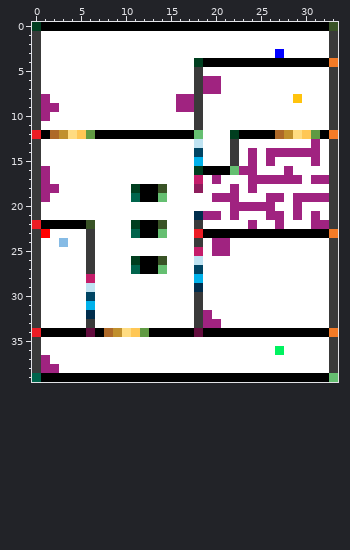
Pixel-art sprite -- assets/images/map.png. The picture above is the old version.
The file is 34x40 pixels.
After:
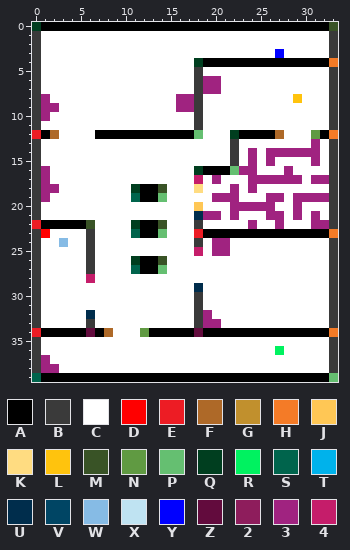
Palette (. is transparent): A #000000  B #3a3a3a  C #ffffff  D #ff0000  E #ed1c24  F #ae6928  G #c1902d  H #f47b27  J #ffc755  K #ffdc81  L #ffc30d  M #395326  N #609a42  P #65bf71  Q #003e1f  R #00f260  S #00644c  T #00b2eb  U #002d4c  V #004564  W #86bbe5  X #bfe3f2  Y #0000ff  Z #620b3d  2 #8e1d5c  3 #a02380  4 #c51d6a
The edit:
The author changed colour G to colour C in row 12 at x 3 and 28; in row 34 at x 9.
The author changed colour J to colour C in row 12 at x 5 and 30; in row 34 at x 11.
The author changed colour K to colour C in row 12 at x 4 and 29; in row 34 at x 10.
The author changed colour N to colour C in row 12 at x 6.
The author changed colour T to colour C in row 15 at x 18; in row 28 at x 18; in row 31 at x 6.
The author changed colour V to colour C in row 14 at x 18; in row 27 at x 18; in row 30 at x 6.
The author changed colour X to colour C in row 13 at x 18; in row 26 at x 18; in row 29 at x 6.
The author changed colour C to colour J in row 20 at x 18.
The author changed colour 2 to colour K in row 18 at x 18.
